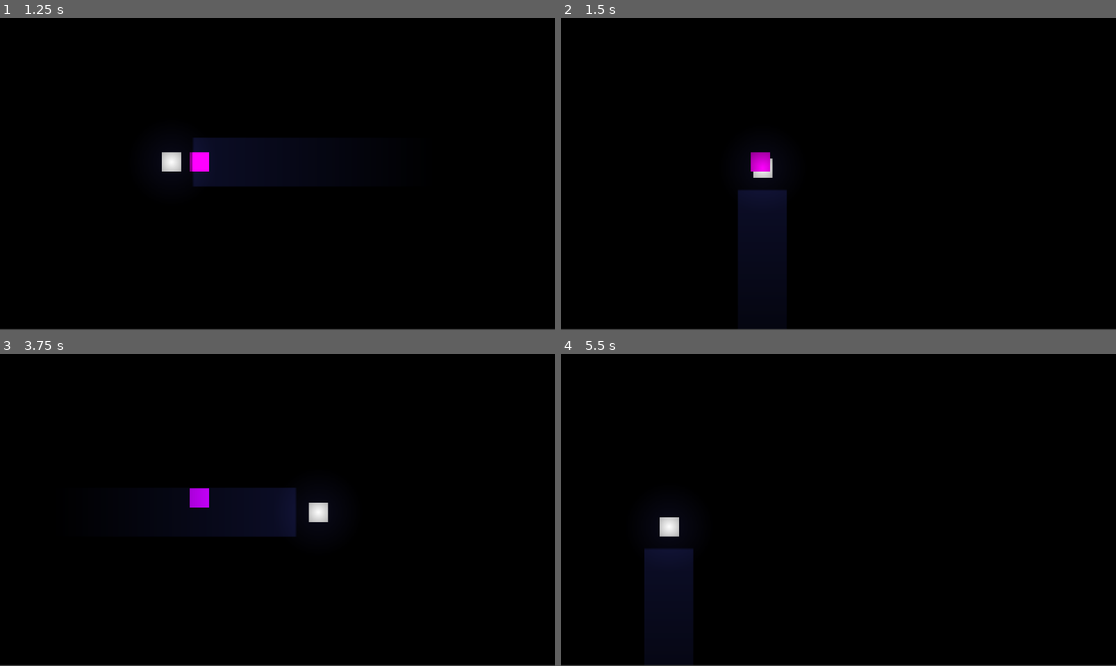
Above: before the commit, frames 1-4 (two rows, left to right).
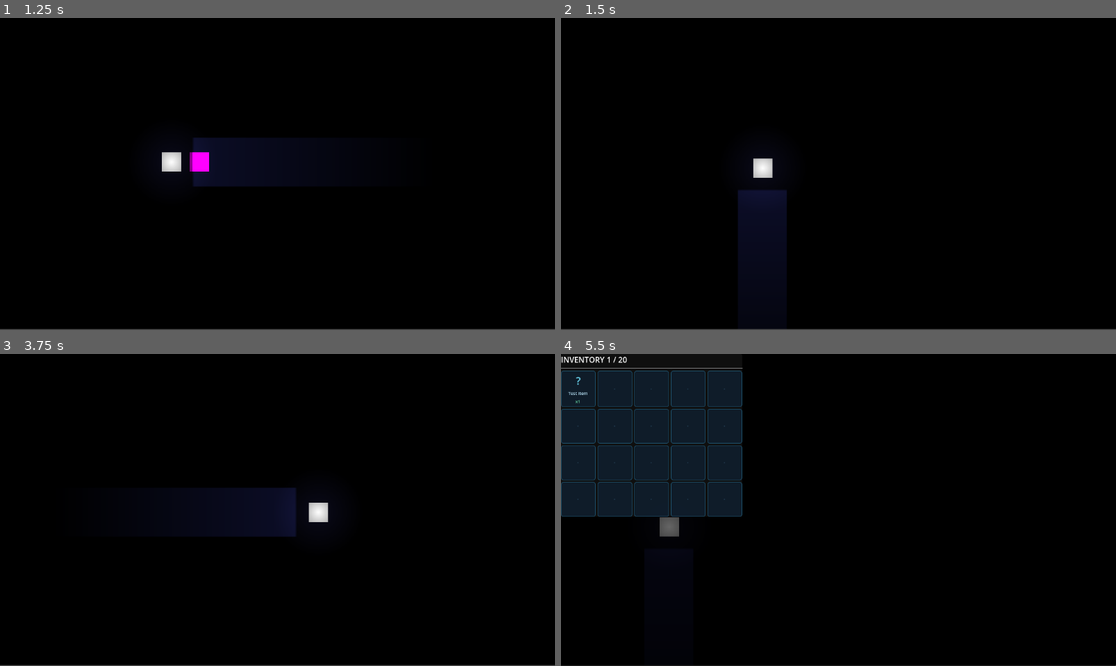
Above: after the commit, the same moments.

Repository: zz2548/game-design-final
Game: Godot game, scene res://main.tscn
The game is run twice, just before and just after one commit, with the same random seed, the same clock (stepped at 60 frames per second) and the same inputs.
Inputs (mouse positions are in pixels of both pictures, inside the frame that each line leads up to):
- Up to frame 1 (1.25 s): tap Enter (ui_accept) at 0.5, 0.77 s; move the mouse to (399, 158) at 0.52 s; hold Right (ui_right) from 0.53 s (still down); hold E (interact) from 0.53 s (still down)
- Up to frame 2 (1.5 s): move the mouse to (727, 189) at 1.27 s; release Right (ui_right) at 1.28 s; release E (interact) at 1.28 s; hold Down (ui_down) from 1.28 s (still down); tap E (interact) at 1.35 s
- Up to frame 3 (3.75 s): tap Enter (ui_accept) at 1.52, 3.02 s; move the mouse to (333, 441) at 2.02 s; release Down (ui_down) at 2.03 s; hold Right (ui_right) 2.03-2.78 s; hold E (interact) 2.03-2.78 s; move the mouse to (249, 572) at 2.77 s; hold Up (ui_up) 2.78-3.53 s; tap E (interact) at 2.85 s; move the mouse to (444, 556) at 3.52 s; hold Left (ui_left) from 3.53 s (still down); hold E (interact) from 3.53 s (still down)
- Up to frame 4 (5.5 s): tap Enter (ui_accept) at 3.77, 4.52 s; tap Tab (inventory, bound only after the commit) at 4.15 s; move the mouse to (672, 463) at 4.27 s; release E (interact) at 4.28 s; tap E (interact) at 4.35 s; move the mouse to (866, 510) at 5.02 s; release Left (ui_left) at 5.03 s; hold Down (ui_down) from 5.03 s (still down); hold E (interact) from 5.03 s (still down)

Frame 1 is identical in both runs. In frame 2, 0.2% of the frame differs, in the area x 34-38%, y 42-50%; in frame 3, 0.2%; in frame 4, 15%, in the area x 0-100%, y 0-100%.

Commit message:
Fix item pickup

Diff:
--- a/underwater-game/levels/level_1/level_1.tscn
+++ b/underwater-game/levels/level_1/level_1.tscn
@@ -1,8 +1,12 @@
 [gd_scene format=3 uid="uid://dys6tb5xur4iu"]
 
-[ext_resource type="PackedScene" uid="uid://c4aq5kby2y074" path="res://shared/player/player.tscn" id="1_player"]
-[ext_resource type="PackedScene" uid="uid://d0wsi4jj2eyp1" path="res://shared/ui/InventoryUI.tscn" id="2_inventoryui"]
+[ext_resource type="PackedScene" uid="uid://dwcfh2wu8phsc" path="res://shared/player/player.tscn" id="1_player"]
+[ext_resource type="PackedScene" path="res://shared/ui/InventoryUI.tscn" id="2_inventoryui"]
+[ext_resource type="Resource" uid="uid://cj83rlwclx66t" path="res://shared/items/test_item.tres" id="3_iey7c"]
 [ext_resource type="Script" uid="uid://b45ek5my76at" path="res://scripts/interactables/pickup_item.gd" id="3_pickup"]
+
+[sub_resource type="RectangleShape2D" id="RectangleShape2D_iey7c"]
+size = Vector2(38.5, 39.5)
 
 [node name="Level1" type="Node2D" unique_id=1255267063]
 
@@ -20,9 +24,13 @@
 [node name="Items" type="Node2D" parent="." unique_id=1317189062]
 
 [node name="TestItem" type="Area2D" parent="Items" unique_id=2052106546]
+collision_mask = 0
 script = ExtResource("3_pickup")
+item = ExtResource("3_iey7c")
 
 [node name="CollisionShape2D" type="CollisionShape2D" parent="Items/TestItem" unique_id=173283808]
+position = Vector2(412.75, 298.25)
+shape = SubResource("RectangleShape2D_iey7c")
 
 [node name="ColorRect" type="ColorRect" parent="Items/TestItem" unique_id=820293744]
 offset_left = 394.0
--- a/underwater-game/project.godot
+++ b/underwater-game/project.godot
@@ -28,6 +28,11 @@
 "events": [Object(InputEventKey,"resource_local_to_scene":false,"resource_name":"","device":-1,"window_id":0,"alt_press …(192 unchanged characters)…
 ]
 }
+inventory={
+"deadzone": 0.2,
+"events": [Object(InputEventKey,"resource_local_to_scene":false,"resource_name":"","device":-1,"window_id":0,"alt_pressed":false,"shift_pressed":false,"ctrl_pressed":false,"meta_pressed":false,"pressed":false,"keycode":0,"physical_keycode":4194306,"key_label":0,"unicode":0,"location":0,"echo":false,"script":null)
+]
+}
 
 [physics]
 
--- a/underwater-game/scripts/interactables/pickup_item.gd
+++ b/underwater-game/scripts/interactables/pickup_item.gd
@@ -9,19 +9,19 @@
 @export var quantity: int = 1
 
 func _ready() -> void:
-	if item:
-		interaction_label = item.display_name
+	print("PickupItem ready: ", item)
+	if not item:
+		push_warning("PickupItem has no item assigned!")
 
 
 func _on_interact(player: Node) -> void:
+	print("_on_interact called, item: ", item)
 	if not item:
-		push_warning("PickupItem has no ItemData assigned!")
+		push_warning("PickupItem has no item assigned!")
 		return
-
 	var success := Inventory.add_item(item, quantity)
 	if success:
-		# Optional: play a pickup sound here
-		queue_free()  # Remove from world
+		queue_free()
 	else:
 		# Inventory full — could trigger a UI message
 		pass
--- a/underwater-game/shared/items/test_item.tres
+++ b/underwater-game/shared/items/test_item.tres
@@ -1,10 +1,9 @@
-[gd_resource type="Resource" script_class="ItemData" format=3 uid="uid://xts38j23s6u"]
+[gd_resource type="Resource" script_class="ItemData" format=3 uid="uid://cj83rlwclx66t"]
 
-[ext_resource type="Script" path="res://shared/items/item_data.gd" id="1_j6h3p"]
+[ext_resource type="Script" uid="uid://dvprcm3vnjs1s" path="res://shared/items/item_data.gd" id="1_j6h3p"]
 
 [resource]
 script = ExtResource("1_j6h3p")
 id = "test_item"
 display_name = "Test Item"
 max_stack = 5
-metadata/_custom_type_script = "uid://cgld5pbs5tv8t"
--- a/underwater-game/shared/player/interaction_system.gd
+++ b/underwater-game/shared/player/interaction_system.gd
@@ -22,19 +22,25 @@
 		push_error("InteractionSystem: No interaction_zone assigned!")
 		return
 
+	interaction_zone.area_entered.connect(_on_area_entered)
+	interaction_zone.area_exited.connect(_on_area_exited)
 	interaction_zone.body_entered.connect(_on_body_entered)
 	interaction_zone.body_exited.connect(_on_body_exited)
-	interaction_zone.area_entered.connect(_on_area_entered)
-	interaction_zone.area_exited.connect(_on_area_exited)
+
+	print("InteractionSystem ready, zone: ", interaction_zone)
+	print("area_entered connected: ", interaction_zone.area_entered.is_connected(_on_area_entered))
 
 
 func _unhandled_input(event: InputEvent) -> void:
+	if event.is_action_pressed("interact"):
+		print("E pressed, current interactable: ", _current_interactable)
 	if event.is_action_pressed("interact") and _current_interactable:
 		_current_interactable._on_interact(_player)
 
 # ─── Detection ───────────────────────────────────────────────────────────────
 
 func _on_area_entered(area: Area2D) -> void:
+	print("Area entered: ", area, " is Interactable: ", area is Interactable)
 	if area is Interactable:
 		_set_focus(area)
 
--- a/underwater-game/shared/player/player.tscn
+++ b/underwater-game/shared/player/player.tscn
@@ -1,7 +1,7 @@
-[gd_scene format=3]
+[gd_scene format=3 uid="uid://dwcfh2wu8phsc"]
 
-[ext_resource type="Script" path="res://shared/player/player.gd" id="1_onrkg"]
-[ext_resource type="Script" path="res://shared/player/interaction_system.gd" id="2_i3pqv"]
+[ext_resource type="Script" uid="uid://bgvj2b218065e" path="res://shared/player/player.gd" id="1_onrkg"]
+[ext_resource type="Script" uid="uid://yg3842y7gmtv" path="res://shared/player/interaction_system.gd" id="2_i3pqv"]
 
 [sub_resource type="CircleShape2D" id="CircleShape2D_1bvp3"]
 radius = 79.624115
